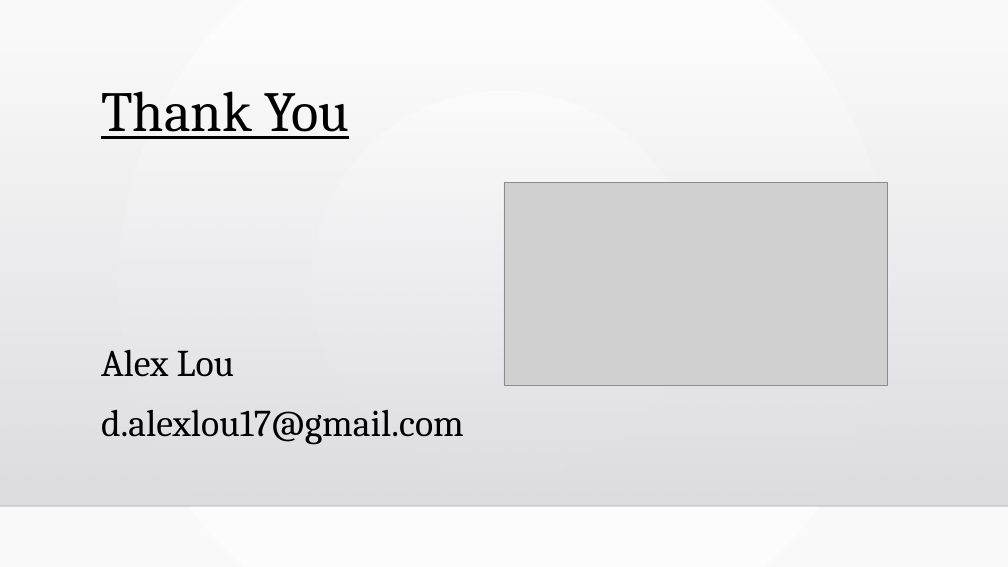
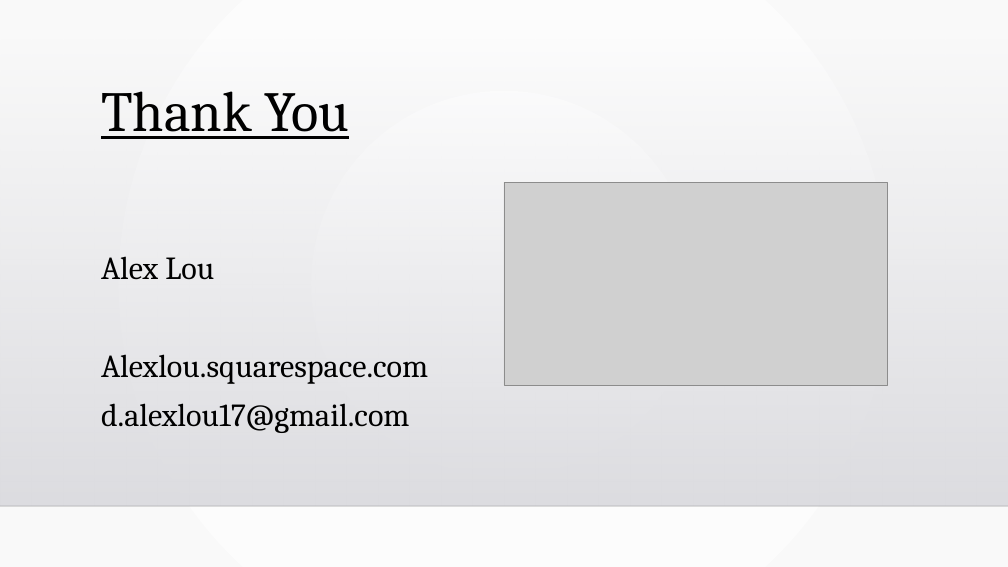
Before and after one commit to alou127/ds_projects, a slide deck: slide 14 of project_2_powepoin.pptx. Drawn at 1008x567 pixels with LibreOffice and Linux fonts; fonts in the diff are those of the drawing; grey boxes stand for pictures; background and template pictures are left out. Boxes give left, top, right and bottom in pixels: in the first picture for what was removed or moved away, otherwise in the second. Text is boxed around its words. In the diff, an @@ line names an element or a change of style, - is before the commit and + after.

```diff
--- a/project_2_powepoin.pptx
+++ b/project_2_powepoin.pptx
@@ text at (101, 256, 410, 433): size 36 to 30.6 pt in "Alex Lou", "d.alexlou17@gmail.com"; line spacing 1.1 to 1 @@
@@ text at (101, 354, 428, 384): paragraph added @@
+Alexlou.squarespace.com
```
Also in this commit, not shown: 2 other slides changed, 1 other file.
